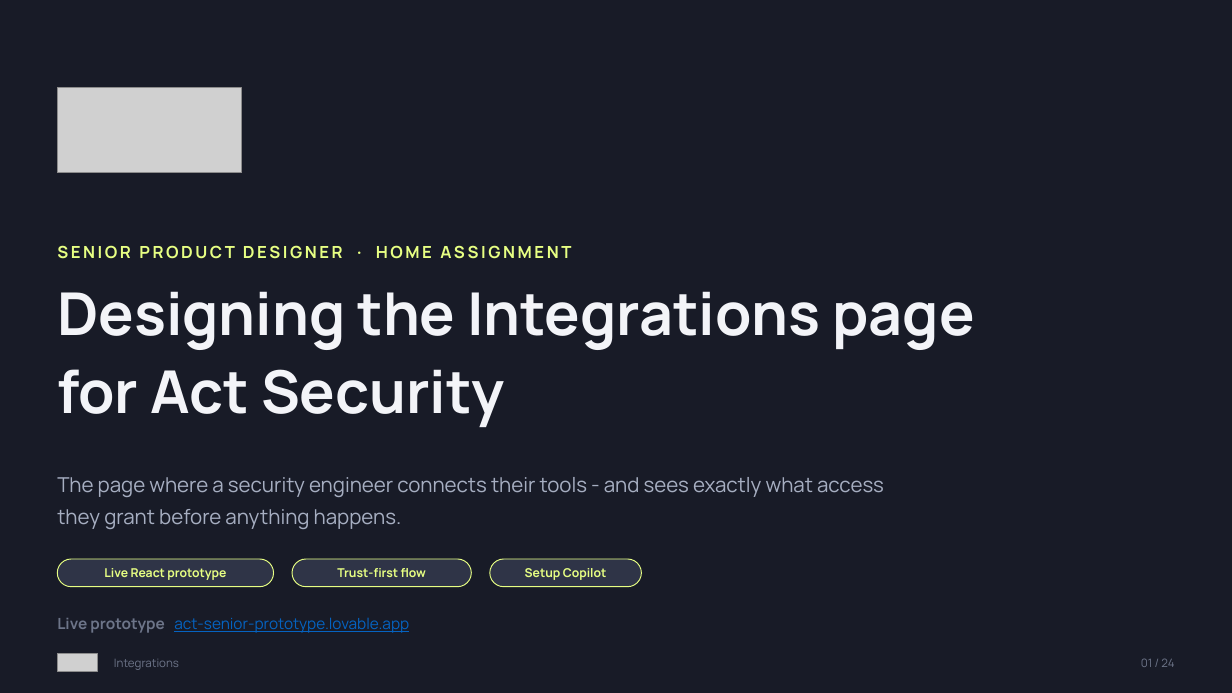
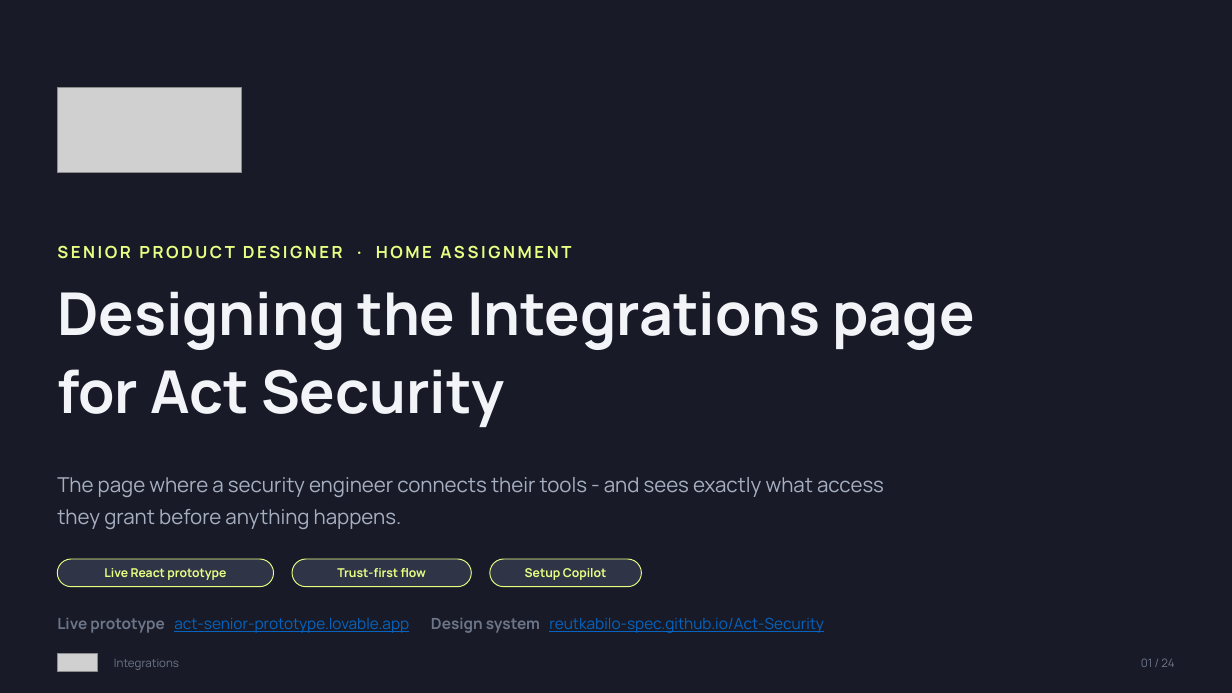
Before and after one commit to reutkabilo-spec/Act-Security, a slide deck: slide 1 of presentation/Act_Security_Integrations.pptx. Drawn at 1232x693 pixels with LibreOffice and Linux fonts; fonts in the diff are those of the drawing; grey boxes stand for pictures. Boxes give left, top, right and bottom in pixels: in the first picture for what was removed or moved away, otherwise in the second. Text is boxed around its words. In the diff, an @@ line names an element or a change of style, - is before the commit and + after.

Commit message:
Update deck: add public Design System (Storybook) link

```diff
--- a/presentation/Act_Security_Integrations.pptx
+++ b/presentation/Act_Security_Integrations.pptx
@@ text at <box>57,617,824,633</box>: text changed @@
-Live prototype act-senior-prototype.lovable.app
+Live prototype act-senior-prototype.lovable.app Design system reutkabilo-spec.github.io/Act-Security
```
Also in this commit, not shown: 1 other slide changed, 1 other file.
